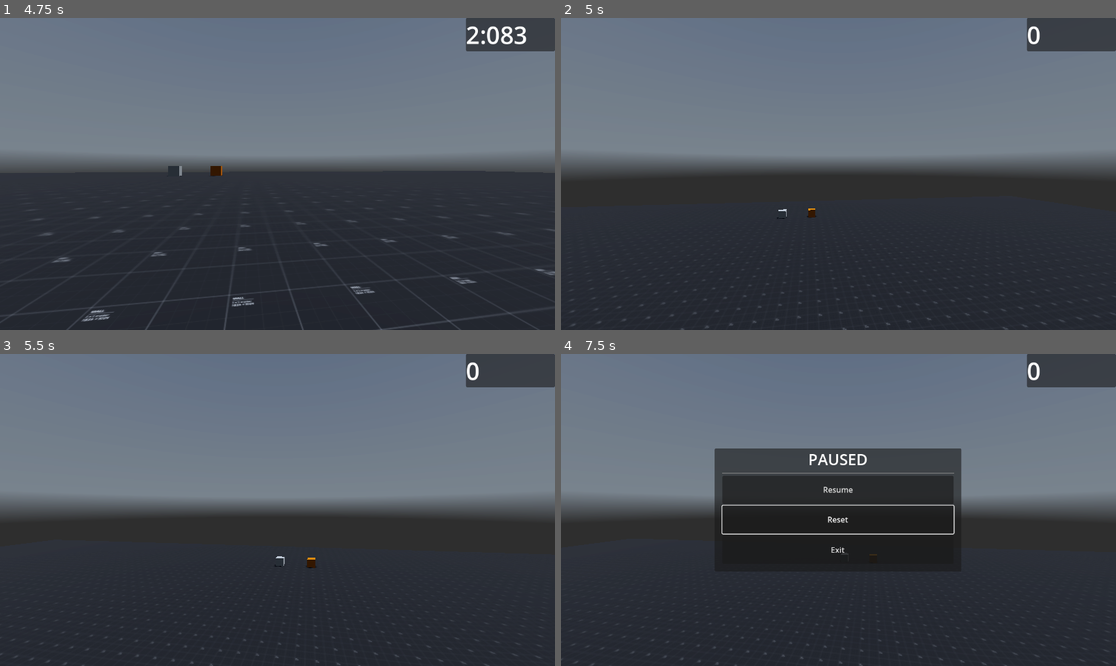
Above: before the commit, frames 1-4 (two rows, left to right).
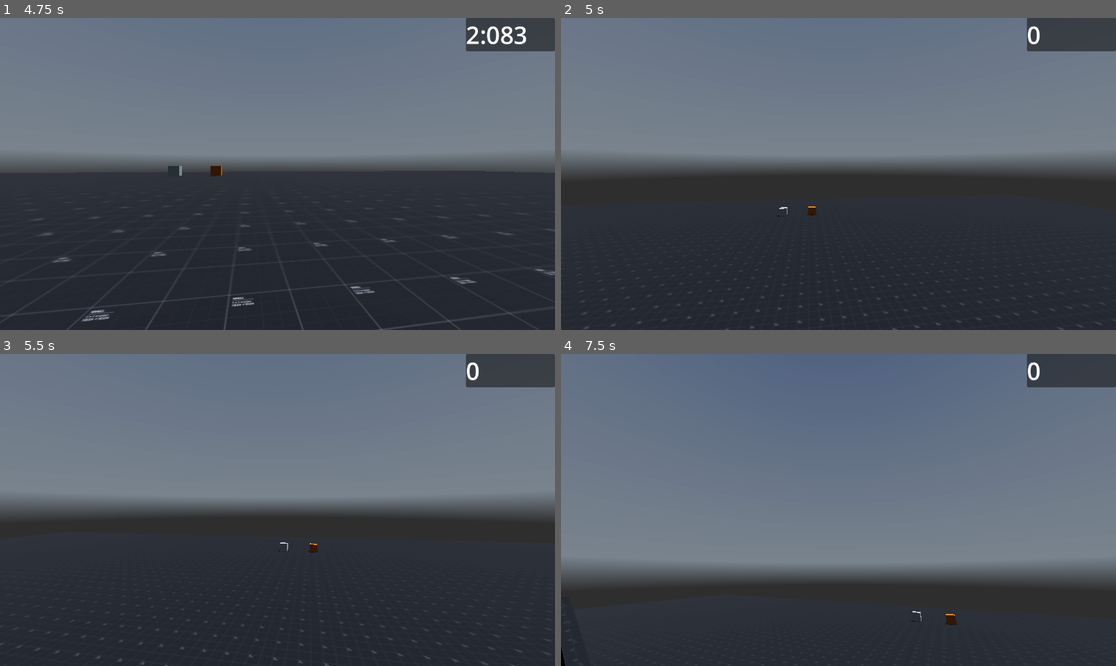
Above: after the commit, the same moments.

Repository: BreadDemon/Schmovement
Game: Godot game, scene res://nodes/menus/game_menu.tscn
Two runs of this game, one before a commit and one after it. Both use one fixed random seed, a clock stepped at 60 frames per second and the inputs below. A sky picture missing from this copy of the repository is replaced by a grey-blue gradient.
Inputs (mouse positions are in pixels of both pictures, inside the frame that each line leads up to):
- Up to frame 1 (4.75 s): click "Play" at 0.5 s; move the mouse to (305, 174) at 1.27 s; hold Ctrl (Crouch) 1.28-2.03 s; hold W (forward) from 1.28 s (still down); tap Space (Jump) at 1.52, 2.27, 3.77, 4.52 s; move the mouse to (249, 174) at 2.02 s; tap Shift (Sprint) at 2.1, 3.6 s; move the mouse to (288, 167) at 2.77 s; hold Ctrl (Crouch) 2.78-3.53 s; move the mouse to (271, 180) at 3.52 s; move the mouse to (316, 177) at 4.27 s; hold Ctrl (Crouch) from 4.28 s (still down)
- Up to frame 2 (5 s): keep holding W (forward); keep holding Ctrl (Crouch); tap R (Reset) at 4.9 s
- Up to frame 3 (5.5 s): keep holding W (forward); move the mouse to (233, 506) at 5.02 s; release Ctrl (Crouch) at 5.03 s; tap Shift (Sprint) at 5.1 s; tap Space (Jump) at 5.27 s
- Up to frame 4 (7.5 s): tap Escape (ui_cancel) at 5.65 s; release W (forward) at 5.75 s; click "Reset" at 5.75 s; move the mouse to (866, 510) at 6.52 s; hold S (back) 6.53-7.28 s; hold Ctrl (Crouch) 6.53-7.28 s; click (866, 510) at 6.67 s; move the mouse to (755, 432) at 7.27 s; hold D (right) from 7.28 s (still down); tap Shift (Sprint) at 7.35 s

Frame 1 is identical in both runs. In frame 2, 0.4% of the frame differs, in the area x 1-100%, y 60-100%; in frame 3, 0.4%; in frame 4, 33%, in the area x 0-100%, y 30-100%.

Commit message:
Made reset not keep momentum

Diff:
--- a/src/nodes/levels/test_map.tscn
+++ b/src/nodes/levels/test_map.tscn
@@ -135,8 +135,9 @@
 transform = Transform3D(1, 0, 0, 0, 1, 0, 0, 0, 1, 1.07665, 0.998873, -2.12691)
 origin_point = NodePath("../Return_node")
 
-[node name="EndCourse" parent="." instance=ExtResource("8_kdxem")]
+[node name="EndCourse" parent="." node_paths=PackedStringArray("start_course") instance=ExtResource("8_kdxem")]
 transform = Transform3D(1, 0, 0, 0, 1, 0, 0, 0, 1, 9, 14.1715, -86)
+start_course = NodePath("../StartCourse")
 
 [node name="Return_node" parent="." instance=ExtResource("9_k6fjs")]
 transform = Transform3D(1, 0, 0, 0, 1, 0, 0, 0, 1, 1, 2, 1)
--- a/src/scripts/pause_menu.gd
+++ b/src/scripts/pause_menu.gd
@@ -24,3 +24,4 @@
 func _on_reset_button_pressed():
 	var player = get_parent()
 	player.reset()
+	_on_pause_button_pressed()
--- a/src/scripts/player.gd
+++ b/src/scripts/player.gd
@@ -163,3 +163,13 @@
 	var timer = get_node("Timer").get_child(0).get_child(0)
 	timer.reset_timer()
 	transform.origin = Global.origin_point
+	current_speed = 0
+	sliding_state = false
+	running_state = false
+	crouching_state = false
+	walking_state = true
+	set_standing()
+	sliding_timer = 0
+	velocity.x = 0
+	velocity.y = 0
+	velocity.z = 0
